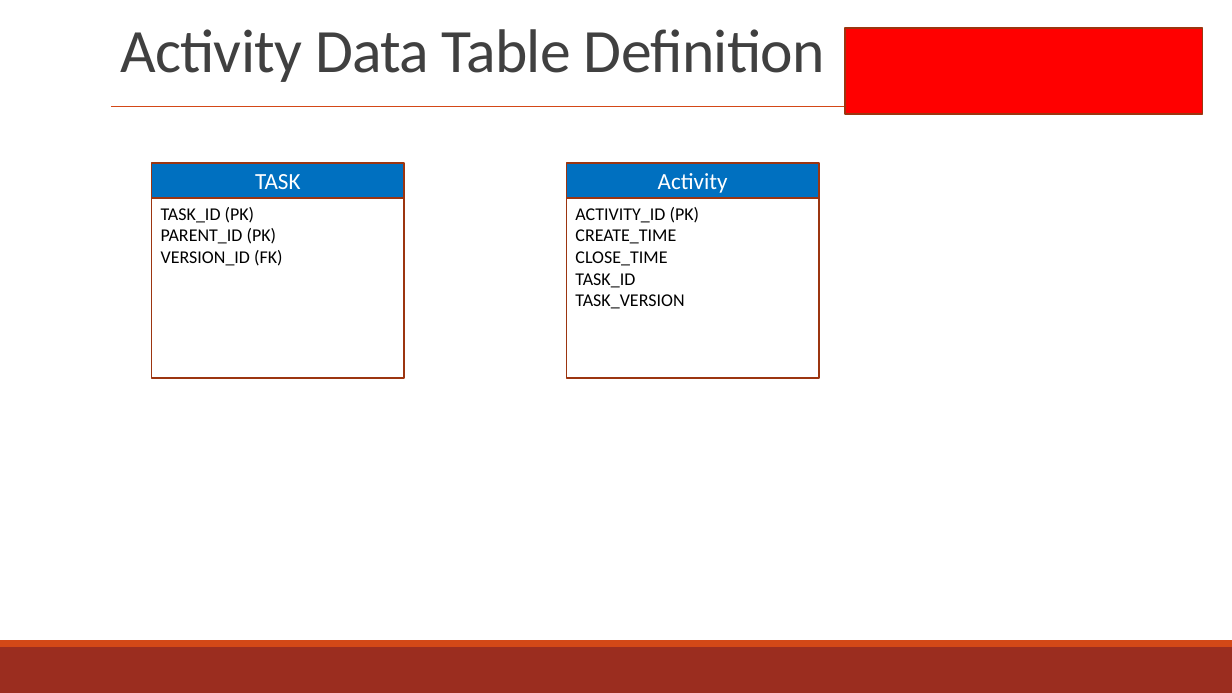
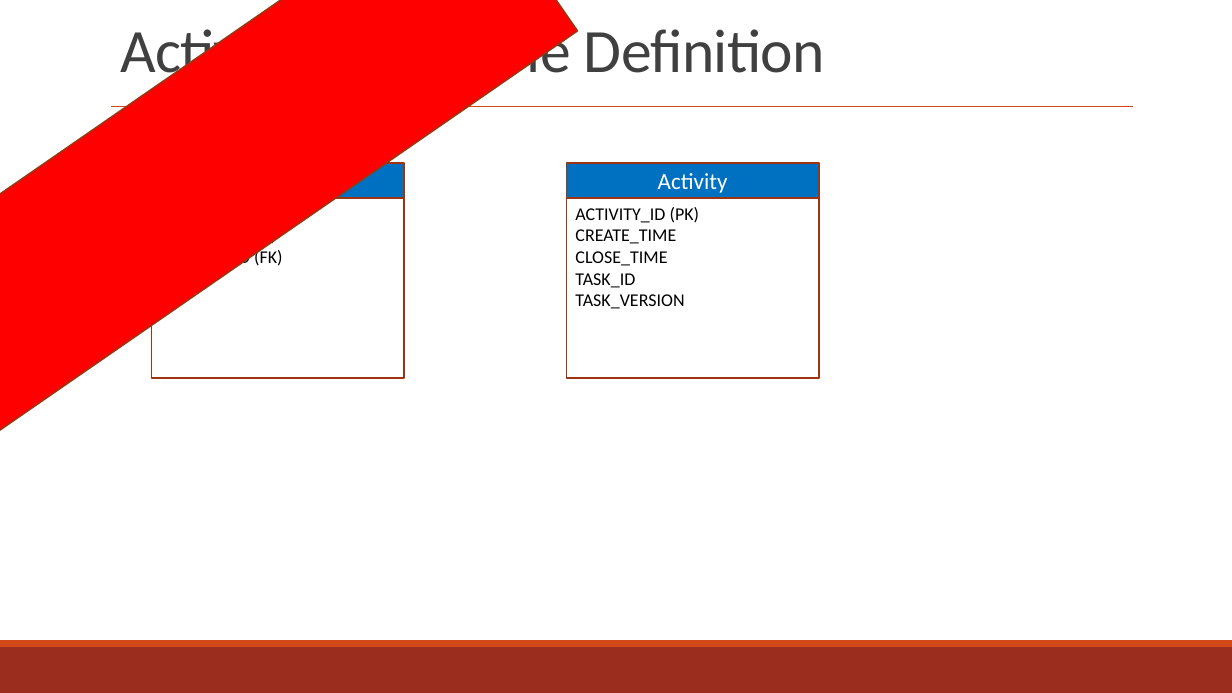
Before and after one commit to zyw9963/YFVE-supplier-portal, a slide deck: slide 48 of projects/YanFeng/02 System Design/User Stories/Flowcharts/Supplier FlowCharts & UX.pptx. Drawn at 1232x693 pixels with LibreOffice and Linux fonts; fonts in the diff are those of the drawing. Boxes give left, top, right and bottom in pixels: in the first picture for what was removed or moved away, otherwise in the second. Text is boxed around its words. In the diff, an @@ line names an element or a change of style, - is before the commit and + after.

```diff
--- a/projects/YanFeng/02 System Design/User Stories/Flowcharts/Supplier FlowCharts & UX.pptx
+++ b/projects/YanFeng/02 System Design/User Stories/Flowcharts/Supplier FlowCharts & UX.pptx
@@ rectangle at (x1=0, y1=0, x2=578, y2=456): rotation 0 to 325 degrees @@
@@ text in rectangle at (x1=255, y1=174, x2=300, y2=189): text removed @@
-TASK
```
Also in this commit, not shown: 19 other slides changed, 9 slides added, 2 other files.
